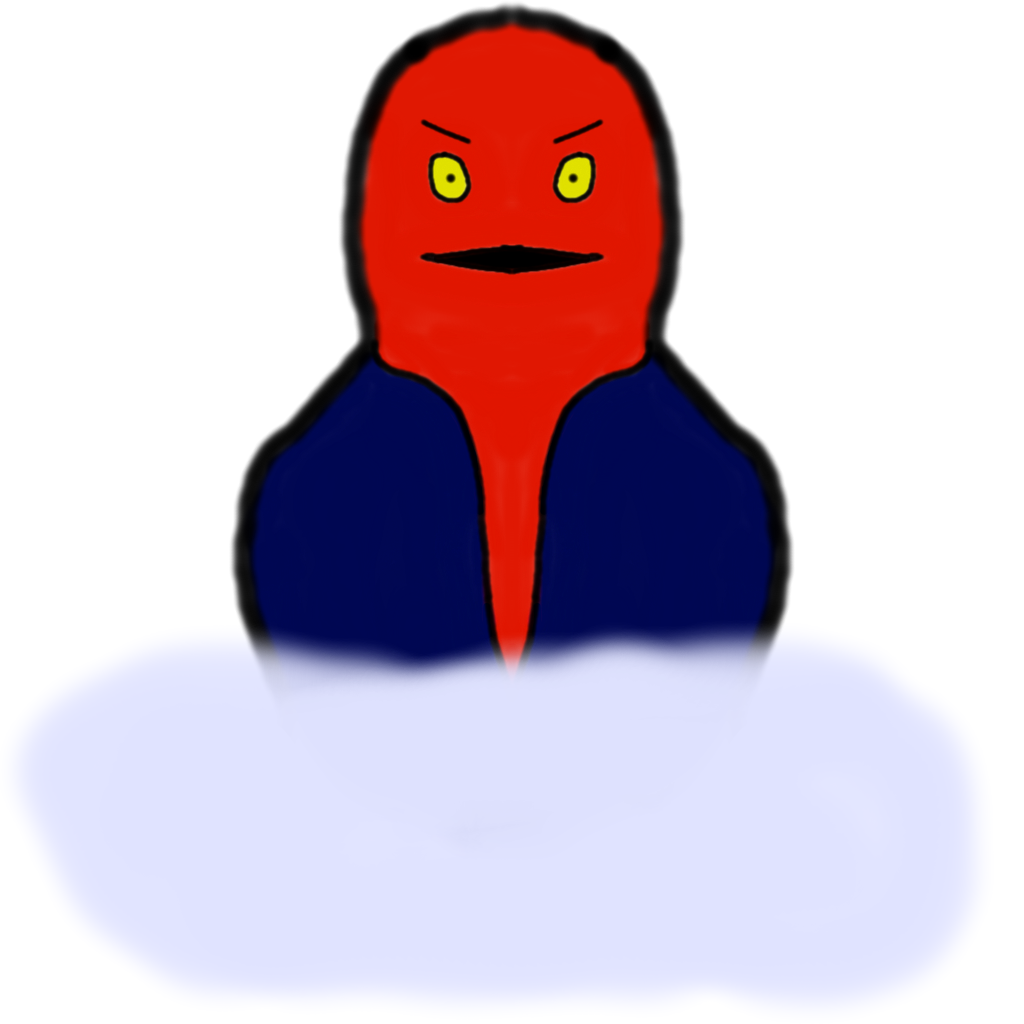
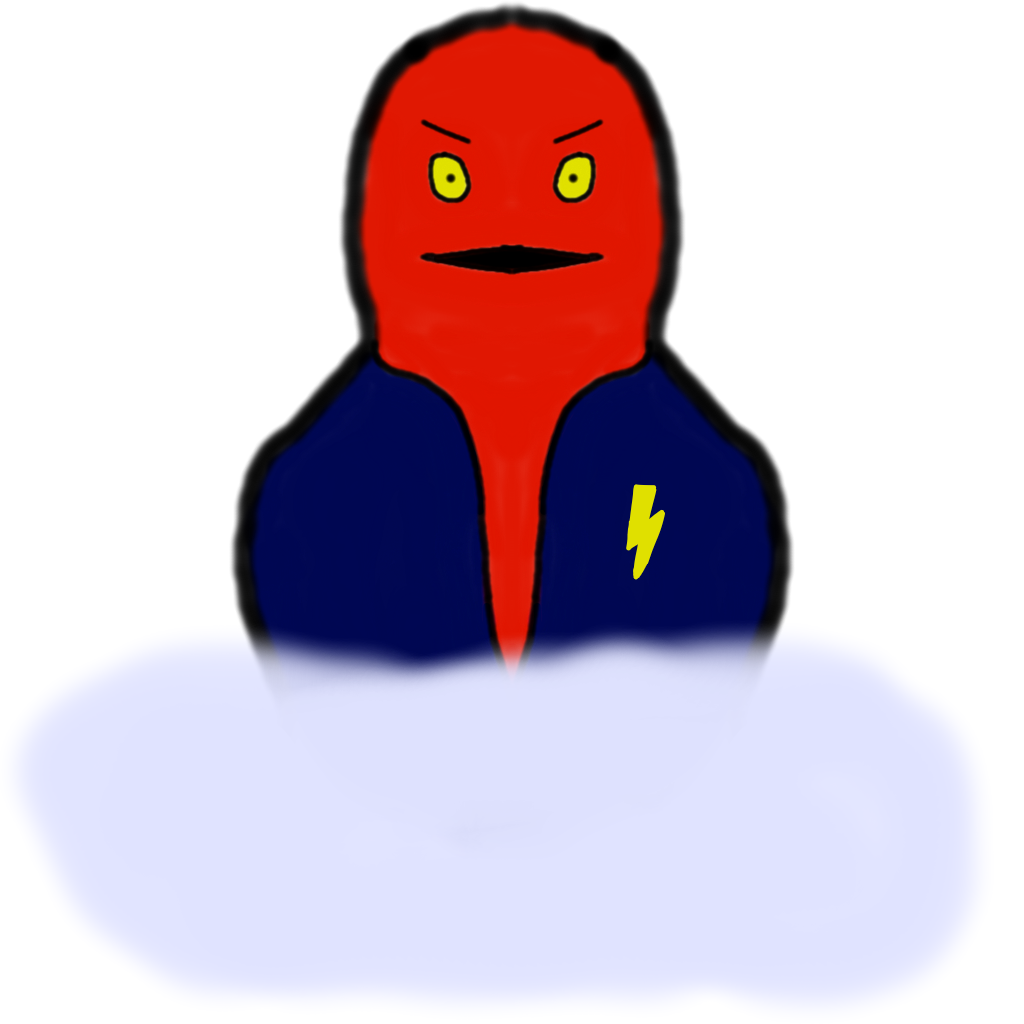
Before/after of a w=1024, h=1024 layered artwork. What changed in the layer stack:
added layer "Insigne" above "nuage" over [626, 484, 665, 580]
painted on "nuage" over [633, 576, 640, 580]
painted on "Calque de dessin 1" over [626, 484, 665, 580]
painted on "Calque de dessin 2" over [626, 484, 665, 580]
